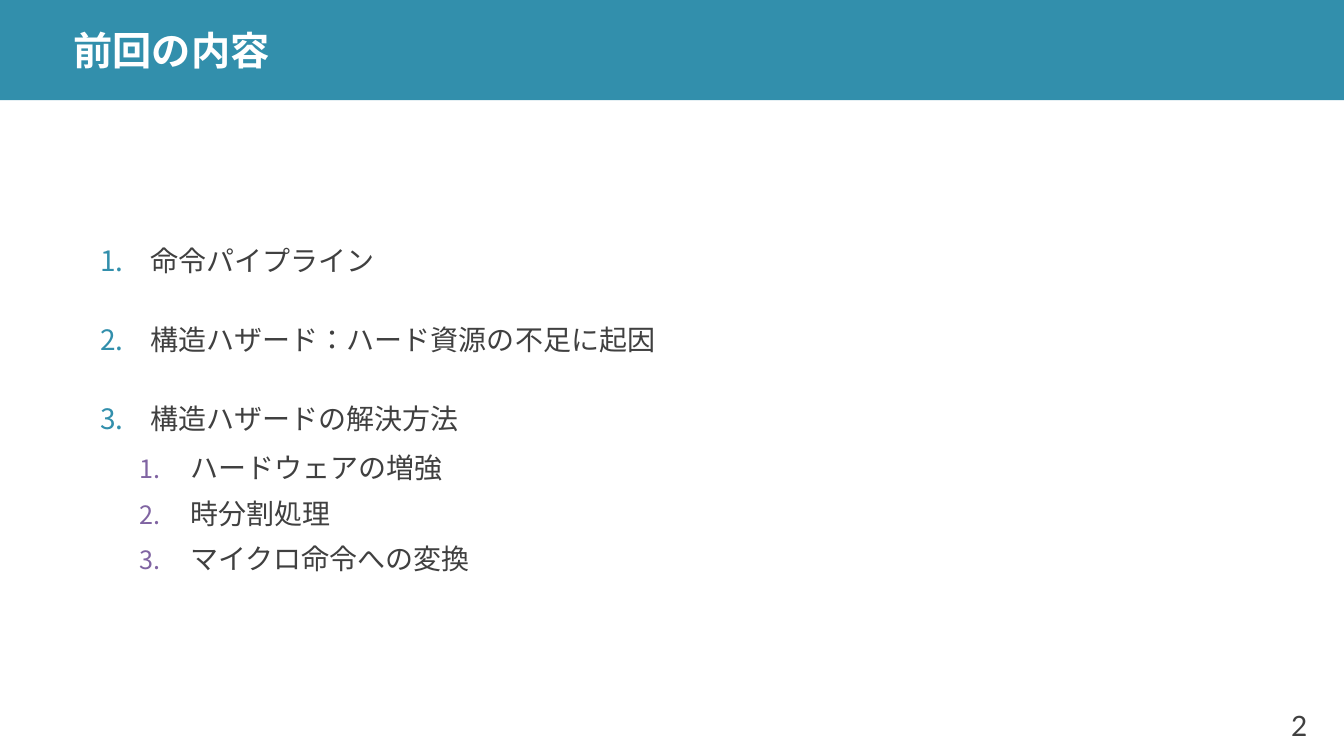
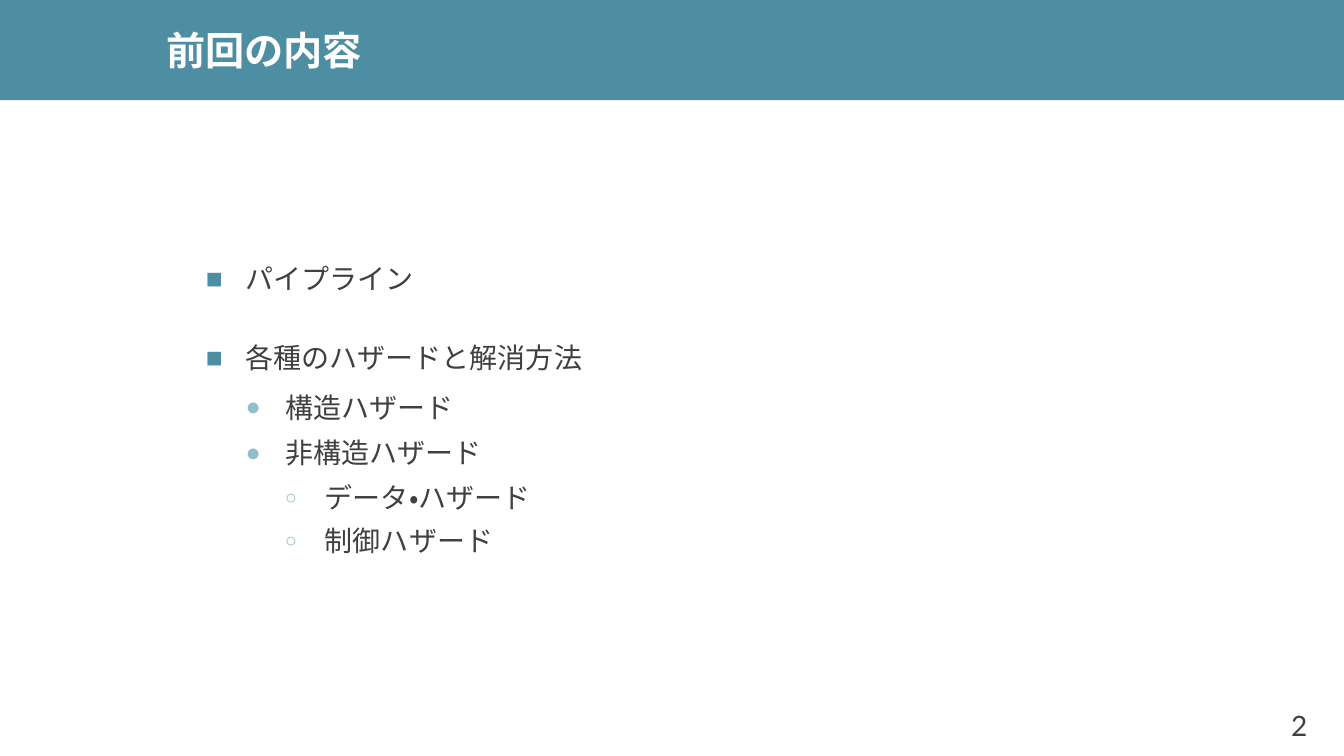
Before and after one commit to shioyadan/advanced-computer-organization, a slide deck: slide 2 of aco-shioya-05.pptx. Drawn at 1344x756 pixels with LibreOffice and Linux fonts; fonts in the diff are those of the drawing. Boxes give left, top, right and bottom in pixels: in the first picture for what was removed or moved away, otherwise in the second. Text is boxed around its words. In the diff, an @@ line names an element or a change of style, - is before the commit and + after.

```diff
--- a/aco-shioya-05.pptx
+++ b/aco-shioya-05.pptx
@@ rectangle at (0,0,1344,100): fill #328FAC to #4E8EA2 @@
@@ title "前回の内容": place and size @@
-title "前回の内容" at (74,31,270,69)
+title "前回の内容" at (166,31,362,69)
@@ text at (246,265,582,554): text changed @@
-1. 命令パイプライン
-2. 構造ハザード：ハード資源の不足に起因
-3. 構造ハザードの解決方法
-  1. ハードウェアの増強
-  2. 時分割処理
-  3. マイクロ命令への変換
+■ パイプライン
+■ 各種のハザードと解消方法
+  ● 構造ハザード
+  ● 非構造ハザード
+    ○ データ・ハザード
+    ○ 制御ハザード
```
Also in this commit, not shown: 54 other slides changed, 49 slides added, 53 slides removed, 3 other files.
